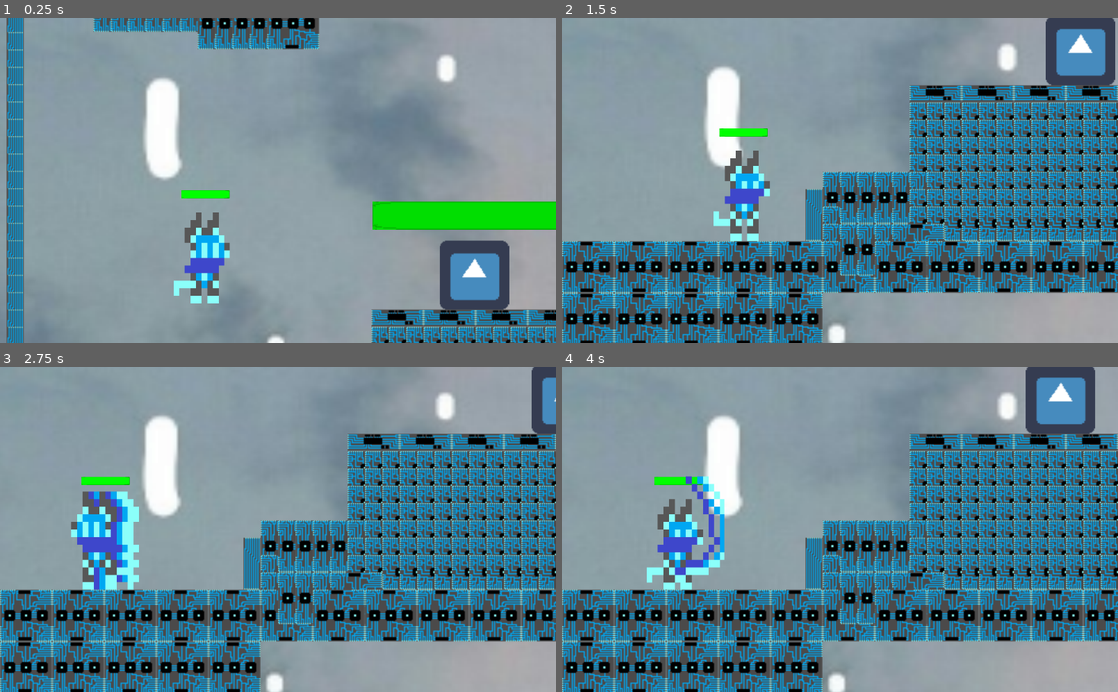
Above: before the commit, frames 1-4 (two rows, left to right).
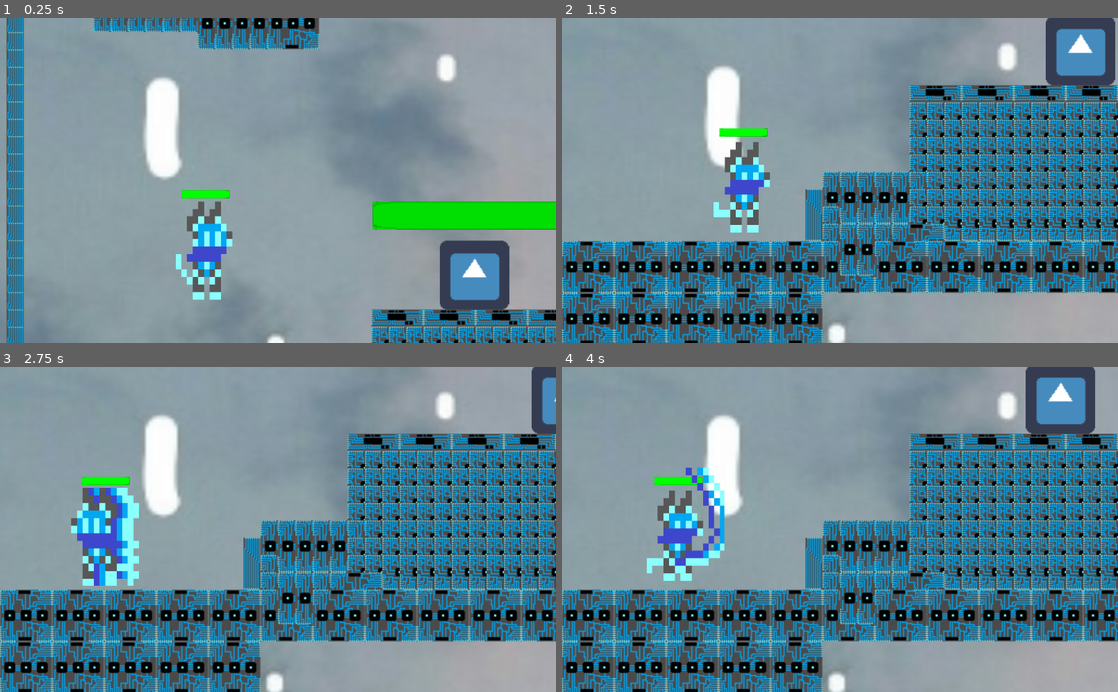
Above: after the commit, the same moments.

Repository: 1712catfish/gmdev
Game: Godot game, scene res://Chapter1.tscn
Same seed, same stepped clock (60 frames per second), same inputs: the game is played once before the commit and once after it. The engine's default icon, where the game draws it, is replaced by a stand-in: a white triangle on a blue panel in a dark square.
Inputs:
- Up to frame 1 (0.25 s): no input
- Up to frame 2 (1.5 s): tap Enter (ui_accept) at 0.5, 0.6, 0.77, 1.07, 1.35 s; hold Right (ui_right) from 0.53 s (still down)
- Up to frame 3 (2.75 s): tap Enter (ui_accept) at 1.52, 1.82, 2.1 s; release Right (ui_right) at 2.03 s; hold Left (ui_left) from 2.03 s (still down)
- Up to frame 4 (4 s): release Left (ui_left) at 2.78 s; hold Right (ui_right) from 2.78 s (still down); tap Enter (ui_accept) at 2.85, 3.02, 3.32, 3.6, 3.77 s

The runs differ from the first frame. In frame 1, 1.7% of the frame differs, in the area x 31-42%, y 56-88%; in frame 2, 1.6%; in frame 3, 1.2%; in frame 4, 2.8%, in the area x 15-30%, y 30-69%.

Commit message:
update animation (error attack)- hit and killed+auto-end-console

Diff:
--- /dev/null
+++ b/platformer1/Animation/hit.tres
@@ -0,0 +1,17 @@
+[gd_resource type="Animation" format=2]
+
+[resource]
+resource_name = "hit"
+length = 0.5
+tracks/0/type = "value"
+tracks/0/path = NodePath("Sprite:frame")
+tracks/0/interp = 1
+tracks/0/loop_wrap = true
+tracks/0/imported = false
+tracks/0/enabled = true
+tracks/0/keys = {
+"times": PoolRealArray( 0, 0.1, 0.2, 0.3, 0.4, 0.5, 0.6 ),
+"transitions": PoolRealArray( 1, 1, 1, 1, 1, 1, 1 ),
+"update": 1,
+"values": [ 41, 42, 41, 44, 45, 46, 47 ]
+}
--- /dev/null
+++ b/platformer1/Animation/killed.tres
@@ -0,0 +1,17 @@
+[gd_resource type="Animation" format=2]
+
+[resource]
+resource_name = "killed"
+length = 0.7
+tracks/0/type = "value"
+tracks/0/path = NodePath("Sprite:frame")
+tracks/0/interp = 1
+tracks/0/loop_wrap = true
+tracks/0/imported = false
+tracks/0/enabled = true
+tracks/0/keys = {
+"times": PoolRealArray( 0, 0.1, 0.2, 0.3, 0.4, 0.5, 0.6 ),
+"transitions": PoolRealArray( 1, 1, 1, 1, 1, 1, 1 ),
+"update": 1,
+"values": [ 50, 51, 52, 53, 54, 55, 56 ]
+}
--- a/platformer1/Chapter1.tscn
+++ b/platformer1/Chapter1.tscn
@@ -1,6 +1,7 @@
-[gd_scene load_steps=23 format=2]
+[gd_scene load_steps=25 format=2]
 
 [ext_resource path="res://Assets/Tileset/Dungeon Ruins Tileset Night.png" type="Texture" id=1]
+[ext_resource path="res://Animation/hit.tres" type="Animation" id=2]
 [ext_resource path="res://(healthbar)TextureProgress.gd" type="Script" id=3]
 [ext_resource path="res://Assets/barHorizontal_red.png" type="Texture" id=4]
 [ext_resource path="res://Assets/barHorizontal_yellow.png" type="Texture" id=5]
@@ -14,6 +15,7 @@
 [ext_resource path="res://Assets/character/Jackal.png" type="Texture" id=13]
 [ext_resource path="res://TextureProgress.gd" type="Script" id=14]
 [ext_resource path="res://6fa9c33211ce7c08f2cc4fcef6144b7d.png" type="Texture" id=15]
+[ext_resource path="res://Animation/killed.tres" type="Animation" id=16]
 
 [sub_resource type="RectangleShape2D" id=1]
 extents = Vector2( 2.52152, 9.17663 )
@@ -163,7 +165,7 @@
 motion_scale = Vector2( 0.05, 0.05 )
 
 [node name="Sprite" type="Sprite" parent="Lisa/ParallaxBackground/ParallaxLayer"]
-position = Vector2( 1054.07, 51.1426 )
+position = Vector2( 1054.07, 50.6971 )
 scale = Vector2( 2.93763, 2.68635 )
 texture = ExtResource( 15 )
 
@@ -185,9 +187,11 @@
 
 [node name="AnimationPlayer" type="AnimationPlayer" parent="Lisa"]
 anims/attack = ExtResource( 12 )
+anims/hit = ExtResource( 2 )
 anims/idle = ExtResource( 9 )
 anims/idle2 = SubResource( 2 )
 anims/jump = ExtResource( 6 )
+anims/killed = ExtResource( 16 )
 anims/run = ExtResource( 11 )
 
 [node name="Sprite" type="Sprite" parent="Lisa"]
@@ -195,9 +199,9 @@
 scale = Vector2( 4.55053, 7.16184 )
 texture = ExtResource( 13 )
 normal_map = ExtResource( 13 )
-vframes = 4
+vframes = 6
 hframes = 10
-frame = 21
+frame = 45
 __meta__ = {
 "_edit_group_": true
 }
--- a/platformer1/KinematicBody2D.gd
+++ b/platformer1/KinematicBody2D.gd
@@ -8,6 +8,8 @@
 
 var onattack = false
 var canjump = true
+var iskilled = false
+var isHit = false
 onready var delaytimer = get_node("Timer")
 
 
@@ -31,42 +33,42 @@
 
 
 func get_input():
-	#var directray = Vector2()
-	# run left & right
-	var direction = 0
-	if Input.is_action_pressed("ui_left") and !onattack:
-		direction = -1
-		$RayCast2D.enabled = false
-		$RayCast2D2.enabled = true
+	if !iskilled and !isHit:
+		# run left & right
+		var direction = 0
+		if Input.is_action_pressed("ui_left") and !onattack:
+			direction = -1
+			$RayCast2D.enabled = false
+			$RayCast2D2.enabled = true
 
-	if Input.is_action_pressed("ui_right") and !onattack:
-		direction = 1
-		$RayCast2D2.enabled = false
-		$RayCast2D.enabled = true
+		if Input.is_action_pressed("ui_right") and !onattack:
+			direction = 1
+			$RayCast2D2.enabled = false
+			$RayCast2D.enabled = true
 
-	if direction == 0:
-		idle()
-	else:
-		$Sprite.set_flip_h(bool(1 - direction))
-		run()
-	if Input.is_action_just_pressed("ui_accept"):
-		attack()
-		$AnimationPlayer.play("attack")
-		delaytimer.one_shot = true;
-		delaytimer.wait_time = 0.4;
-		delaytimer.start()
-		# Turn RayCast2D toward movement direction
-		#if directray.x != direction :
-		#	directray.x = direction
-		#	$RayCast2D.cast_to = directray.normalized() * 50
+		if direction == 0:
+			idle()
+		else:
+			$Sprite.set_flip_h(bool(1 - direction))
+			run()
+		if Input.is_action_just_pressed("ui_accept"):
+			attack()
+			$AnimationPlayer.play("attack")
+			delaytimer.one_shot = true;
+			delaytimer.wait_time = 0.4;
+			delaytimer.start()
+			# Turn RayCast2D toward movement direction
+			#if directray.x != direction :
+			#	directray.x = direction
+			#	$RayCast2D.cast_to = directray.normalized() * 50
 
-	velocity.x = direction * SPEED
+		velocity.x = direction * SPEED
 
-	# jump
-	if Input.is_action_just_pressed("ui_up") and canjump:
-		jump()
-		if is_on_wall():
-			velocity.y -= float(GRAVITY / 3)
+		# jump
+		if Input.is_action_just_pressed("ui_up") and canjump:
+			jump()
+			if is_on_wall():
+				velocity.y -= float(GRAVITY / 3)
 
 
 func _physics_process(delta):
@@ -103,15 +105,26 @@
 var first_time = true
 
 func killed():
-	$Sprite.visible = false
+	$AnimationPlayer.play("killed")
+	iskilled = true
+	delaytimer.one_shot = true;
+	delaytimer.wait_time = 0.6;
+	delaytimer.start()
 	$Healthbar.visible = false
-	$CollisionShape2D.disabled = true
+		#$Sprite.visible = false
+		#$CollisionShape2D.disabled = true
 func _set_health(value):
 	var prev_health = health
 	health = clamp(value, 0, max_health)
 	$Healthbar.value = health
 	if health == 0:
 		killed()
+	else:
+		$AnimationPlayer.play("hit")
+		isHit = true
+		delaytimer.one_shot = true;
+		delaytimer.wait_time = 0.3;
+		delaytimer.start()
 	if health != prev_health:
 		pass
 	return health
@@ -129,4 +142,6 @@
 func _on_Timer_timeout():
 	onattack = false
 	canjump = true
+	isHit = false
+	if health == 0: get_tree().quit()
 	pass
Binary file changed: platformer1/Assets/character/Jackal.png
Not shown: 4 places in platformer1/Chapter1.tscn that only renumber resources
